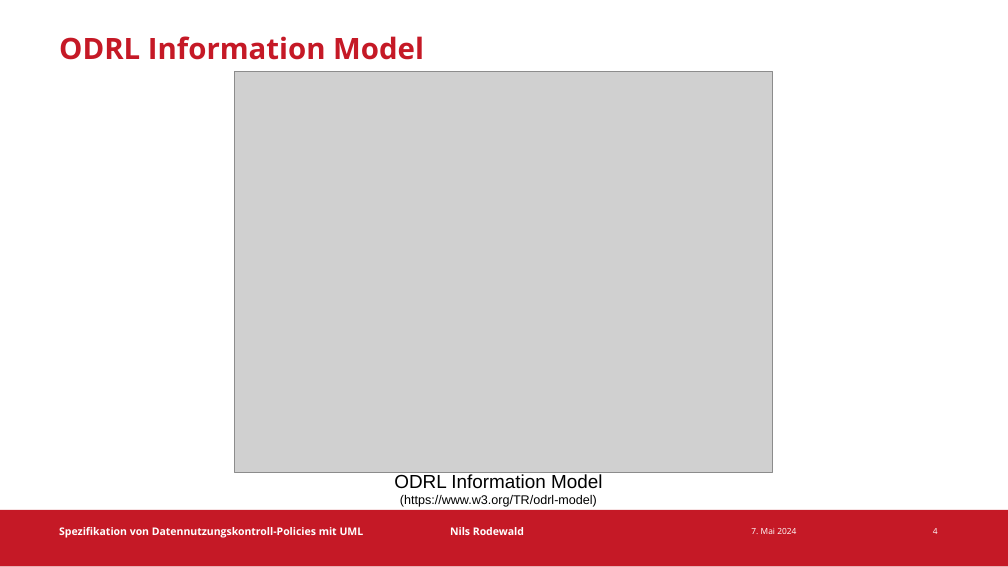
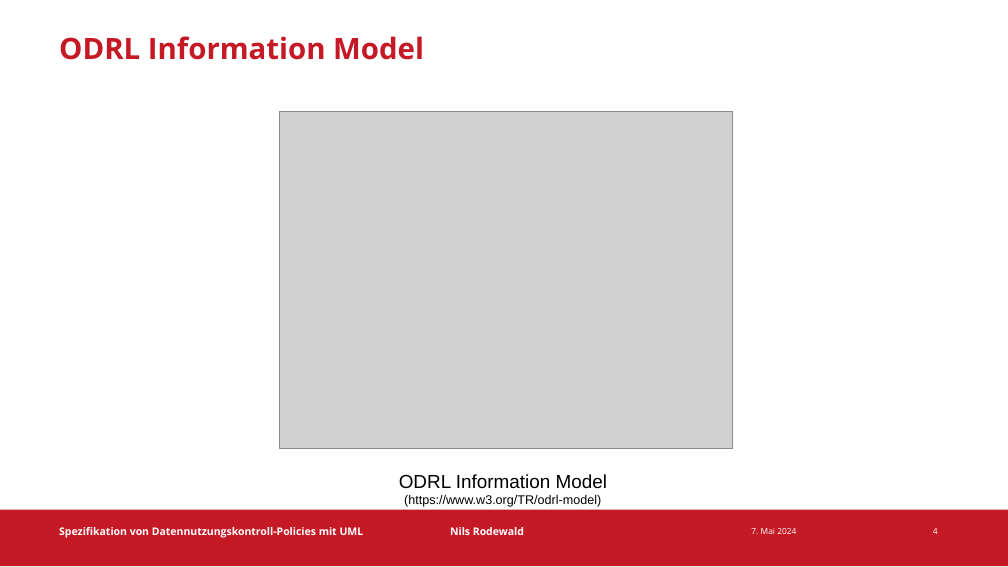
Before and after one commit to CARiSMA-Tool/carisma-tool, a slide deck: slide 4 of Zwischenvortrag/ZwischenvortragMitVorlage16_9.odp. Drawn at 1008x567 pixels with LibreOffice and Linux fonts; fonts in the diff are those of the drawing; grey boxes stand for pictures; background and template pictures are left out. Boxes give left, top, right and bottom in pixels: in the first picture for what was removed or moved away, otherwise in the second. Text is boxed around its words. In the diff, an @@ line names an element or a change of style, - is before the commit and + after.

```diff
--- a/Zwischenvortrag/ZwischenvortragMitVorlage16_9.odp
+++ b/Zwischenvortrag/ZwischenvortragMitVorlage16_9.odp
@@ picture: place and size @@
-picture at [234, 71, 774, 472]
+picture at [279, 111, 732, 448]
@@ text "ODRL Information Model": place and size @@
-text "ODRL Information Model" at [394, 474, 602, 507]
+text "ODRL Information Model" at [399, 474, 607, 507]
```
Also in this commit, not shown: 9 other slides changed, 10 slides added, 4 slides removed.
